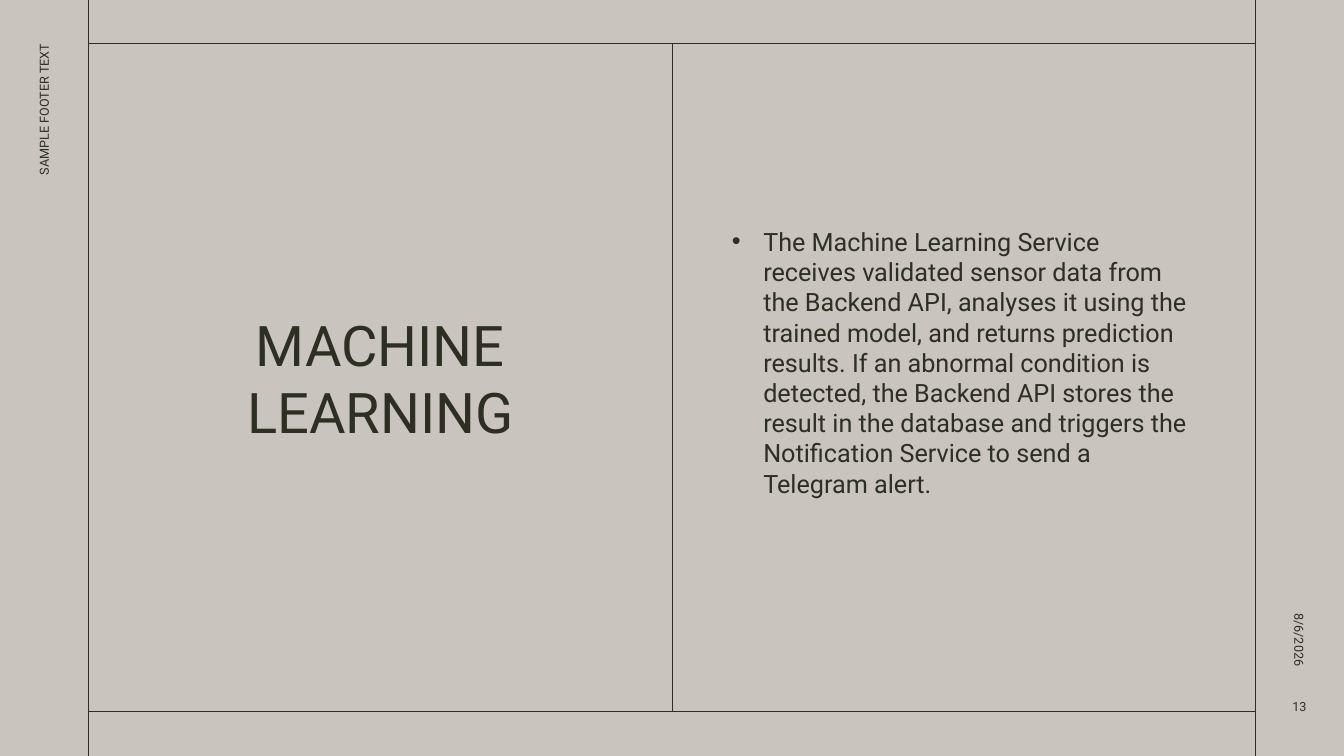
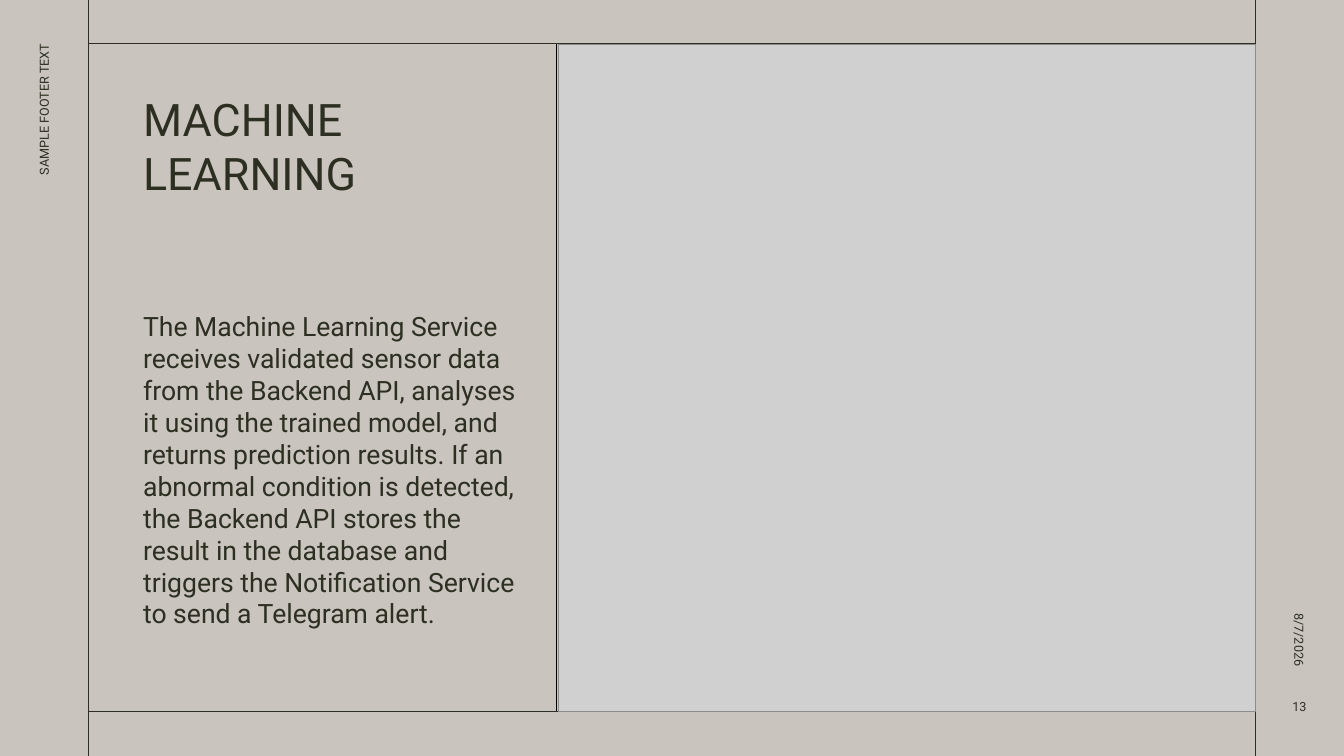
Before and after one commit to cucucumber789-svg/EGT307_T2_Bacon, a slide deck: slide 13 of EGT307 PRESENTATION.pptx. Drawn at 1344x756 pixels with LibreOffice and Linux fonts; fonts in the diff are those of the drawing; grey boxes stand for pictures. Boxes give left, top, right and bottom in pixels: in the first picture for what was removed or moved away, otherwise in the second. Text is boxed around its words. In the diff, an @@ line names an element or a change of style, - is before the commit and + after.

```diff
--- a/EGT307 PRESENTATION.pptx
+++ b/EGT307 PRESENTATION.pptx
@@ line moved from (673, 44) - (673, 712) to (557, 44) - (557, 712) @@
@@ line (557, 44) - (557, 712): stroke #2C2F21 0.5 pt to #000000 0.5 pt @@
@@ picture added at [559,44,1256,712] @@
@@ title "MACHINE LEARNING": place and size @@
-title "MACHINE LEARNING" at [247,325,513,434]
+title "MACHINE LEARNING" at [143,103,356,191]
@@ title "MACHINE LEARNING" at [143,103,356,191]: size 40 to 32 pt; alignment centre to left; vertical alignment middle to top @@
@@ text "The Machine Learning Service receives ...": place and size @@
-text "The Machine Learning Service receives ..." at [763,232,1186,498]
+text "The Machine Learning Service receives ..." at [143,316,515,629]
@@ text "The Machine Learning Service receives ..." at [143,316,515,629]: size 18 to 19 pt; bullet • to none; vertical alignment middle to bottom @@
@@ text at [1291,618,1308,665]: text changed @@
-8/6/2026
+8/7/2026
```
Also in this commit, not shown: 16 other slides changed, 5 other files.
